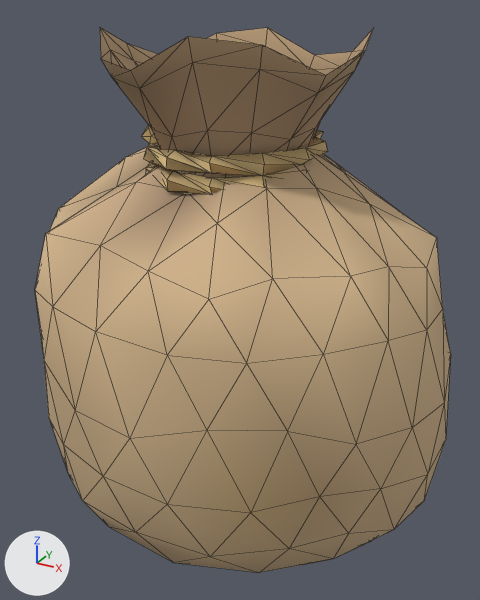
The glTF model public/models/pr_sack.glb, before and after one commit.
Before and after are seen from a 50 mm lens placed at (0.384, -0.688, 0.659), pointed at (0.009, -0.005, 0.318). Lighting does not change. The marker at lower left points along +X, +Y and +Z. The first picture is the older version. Mesh edges are drawn as thin lines. Vertices at exactly the same position are counted once.

Names of what the first picture shows: 'PR_sack__body'.
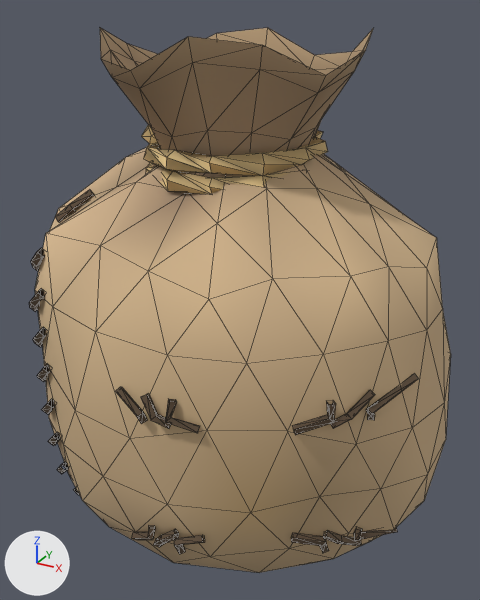
Edits to the bpy script that builds the scene:
```text
Change me_pr_sack__body:
    used by ob_pr_sack__body; location = (0.0, 0.0, 0.0)
    remove me_pr_sack__body.from_pydata(...)  # 388 vertices, 740 faces; spans x -0.268..0.276, y -0.231..0.226, z 0.0..0.639
    add me_pr_sack__body.from_pydata(...)  # 640 vertices, 1076 faces; spans x -0.268..0.276, y -0.239..0.226, z 0.0..0.639
    me_pr_sack__body part 1
    87 vertices are added at x -0.195..-0.126, y -0.205..-0.067, z 0.055..0.455
    10 new vertices lie (0.006, 0.002, -0.006) away from vertices in x -0.161..-0.145, y -0.203..-0.166, z 0.121..0.409
    6 new vertices lie (0.0, 0.008, 0.003) away from vertices in x -0.172..-0.131, y -0.205..-0.182, z 0.131..0.346
    5 new vertices lie (0.006, 0.002, -0.005) away from vertices in x -0.192..-0.176, y -0.183..-0.147, z 0.195..0.38
    144 new faces join them, mat_pr_paint
    me_pr_sack__body part 2
    139 vertices are added at x -0.013..0.254, y -0.239..-0.056, z 0.095..0.305
    5 new vertices lie (0.003, -0.005, 0.004) away from vertices in x 0.076..0.221, y -0.212..-0.108, z 0.273..0.3
    192 new faces join them, mat_pr_paint
    me_pr_sack__body part 3: 621 kept faces spanning x -0.268..0.276, y -0.231..0.226, z 0.0..0.639 get new vertex colours
```

What differs and where, as boxes [x1, y1, x2, y2] in the pictures (480 x 600 px):
'PR_sack__body', reshaped: before [35, 28, 451, 573]; after [29, 28, 451, 573]
part 1 of me_pr_sack__body, added: after [29, 190, 95, 495]
part 2 of me_pr_sack__body, added: after [115, 373, 418, 554]
part 3 of me_pr_sack__body, recoloured: [35, 182, 421, 557] in both
